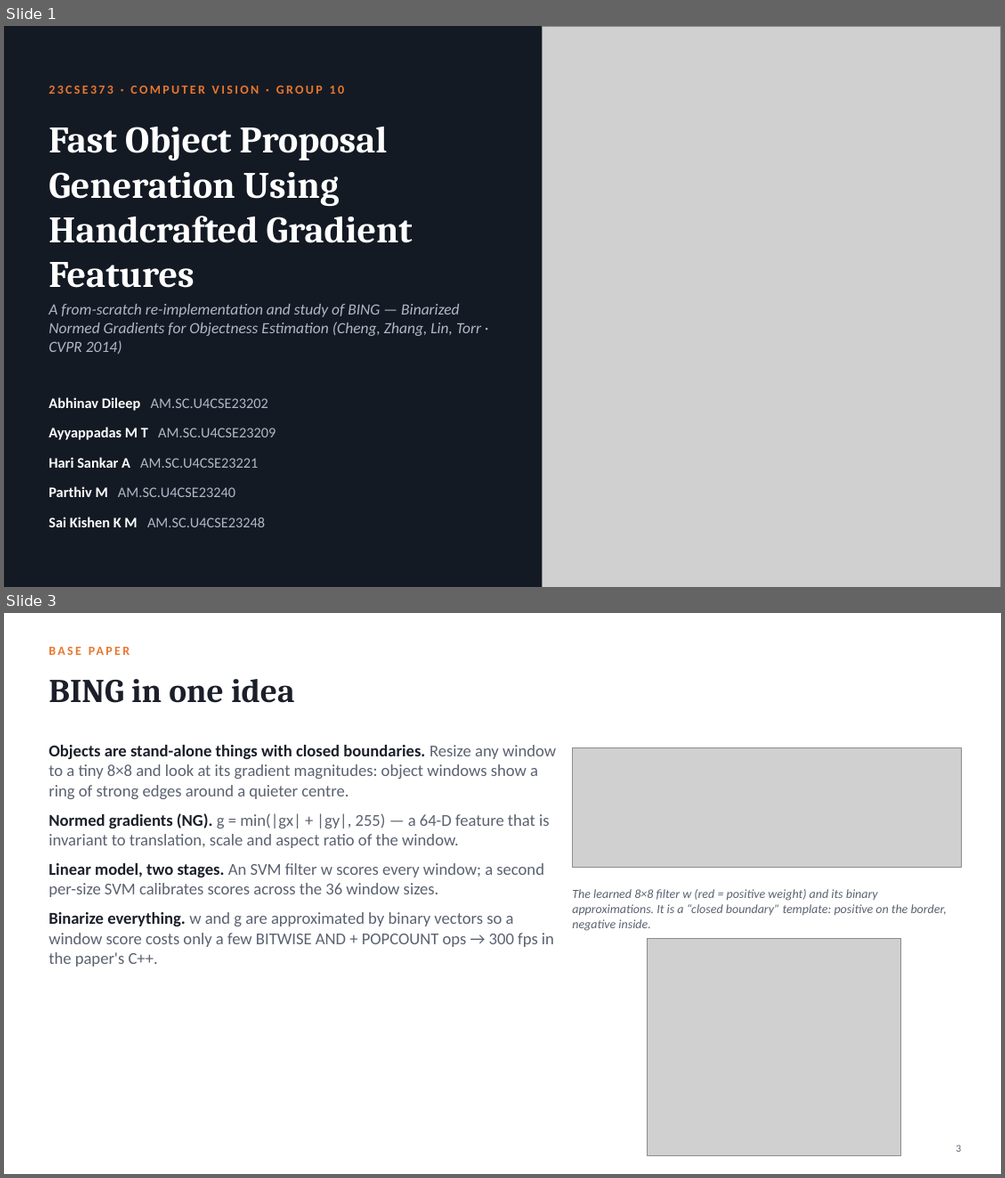
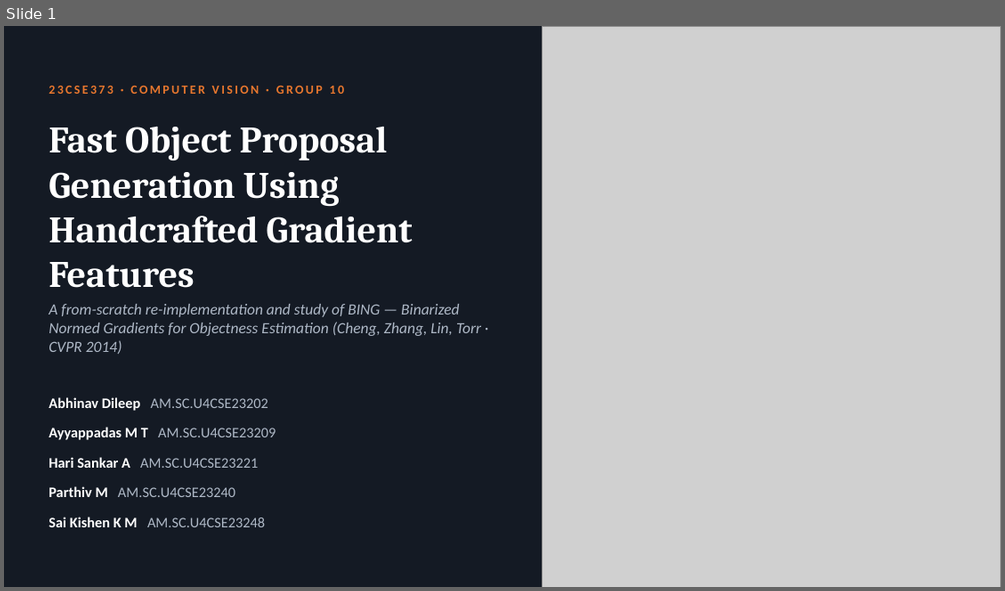
Before and after one commit to hari18305/cvprojectg10, a slide deck: presentation/BING_Objectness_Group10.pptx. Shown one above the other, each under a label of ours: slides 1 and 3 before the commit, slide 1 after it; the slides between them are not shown. The pictures are 1005x1178 and 1005x591 pixels, drawn with LibreOffice and Linux fonts; fonts in the diff are those of the drawing; grey boxes stand for pictures. Boxes give left, top, right and bottom in pixels: in the first picture for what was removed or moved away, otherwise in the second. Text is boxed around its words. In the diff, an @@ line names an element or a change of style, - is before the commit and + after.

```diff
--- a/presentation/BING_Objectness_Group10.pptx
+++ b/presentation/BING_Objectness_Group10.pptx
@@ slide 3 removed at (4, 613, 1001, 1174), background #FFFFFF @@
@@ text removed at (48, 679, 295, 703) @@
-BING in one idea
@@ text removed at (48, 745, 556, 966) @@
-• Objects are stand-alone things with closed boundaries. Resize any window to a tiny 8×8 and look at its gradient magnitudes: object windows show a ring of strong edges around a quieter centre.
-• Normed gradients (NG). g = min(|gx| + |gy|, 255) — a 64-D feature that is invariant to translation, scale and aspect ratio of the window.
-• Linear model, two stages. An SVM filter w scores every window; a second per-size SVM calibrates scores across the 36 window sizes.
-• Binarize everything. w and g are approximated by binary vectors so a window score costs only a few BITWISE AND + POPCOUNT ops → 300 fps in the paper's C++.
@@ picture removed at (573, 747, 961, 868) @@
@@ text removed at (572, 889, 947, 931) @@
-The learned 8×8 filter w (red = positive weight) and its binary approximations. It is a “closed boundary” template: positive on the border, negative inside.
@@ text removed at (75, 952, 125, 966) @@
-BASE PAPER
@@ picture removed at (647, 938, 901, 1155) @@
@@ text removed at (955, 1144, 961, 1151) @@
-3
```
Also in this commit, not shown: 7 slides changed, 4 slides added, 9 other slides removed, 1 other file.
